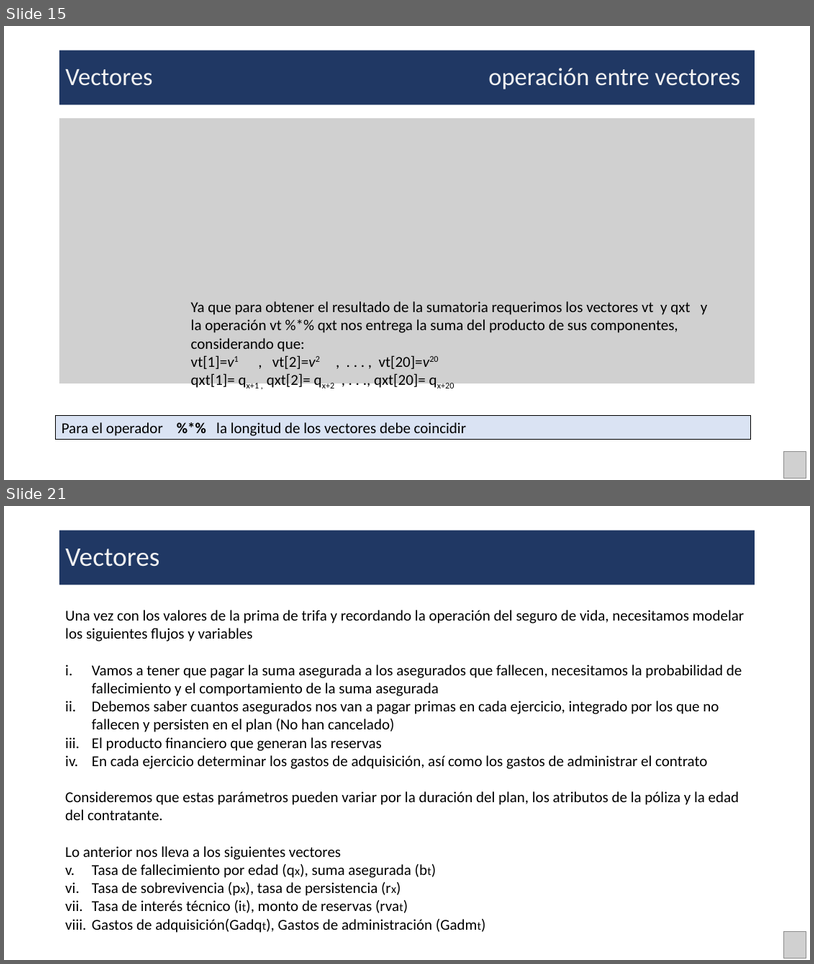
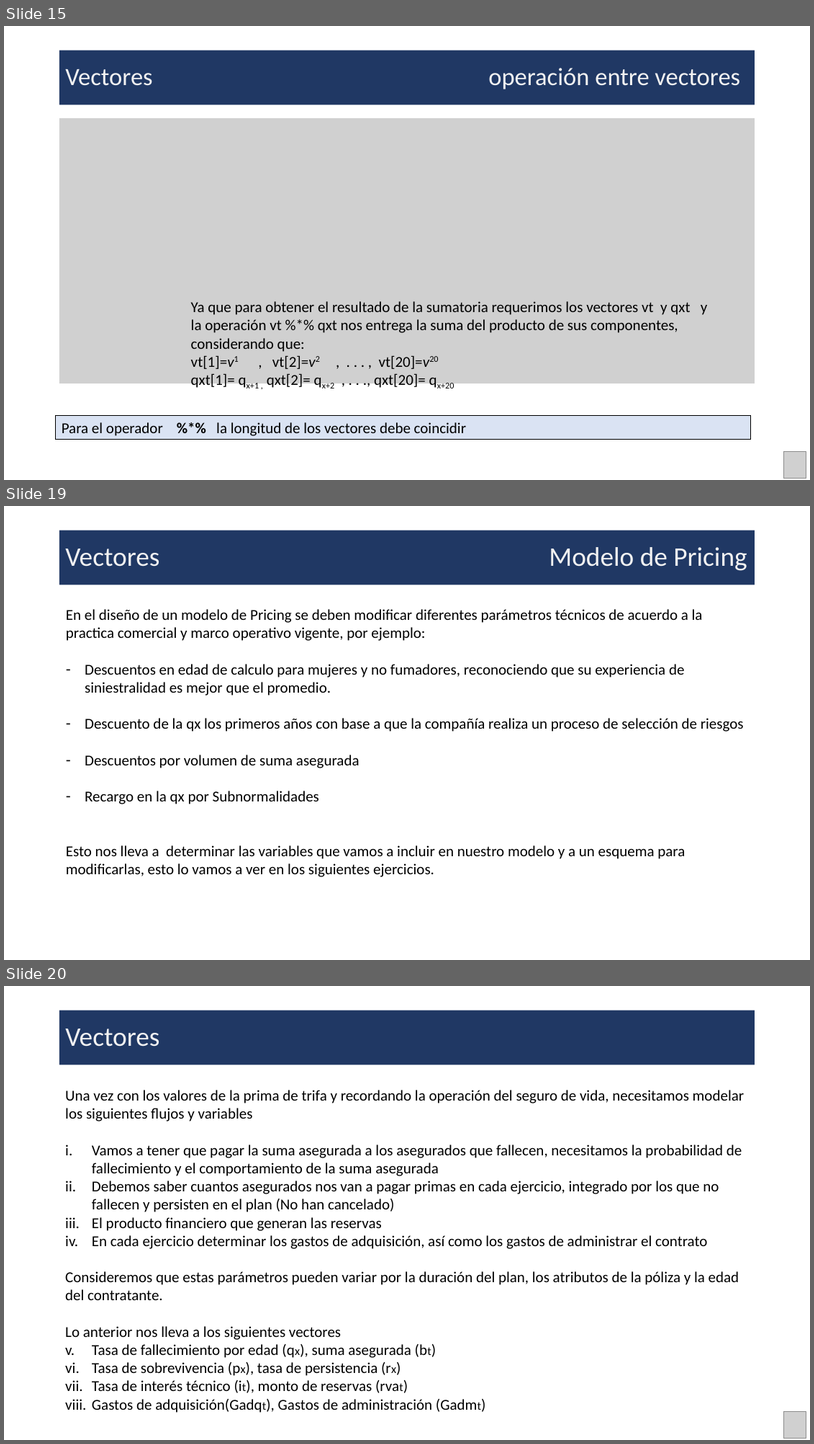
Before and after one commit to DeltaWiseC/PAct01, a slide deck: Presentacion.pptx. Shown one above the other, each under a label of ours: slides 15 and 21 before the commit, slides 15, 19 and 20 after it; the slides between them are not shown. The pictures are 814x964 and 814x1444 pixels, drawn with LibreOffice and Linux fonts; fonts in the diff are those of the drawing; grey boxes stand for pictures. Boxes give left, top, right and bottom in pixels: in the first picture for what was removed or moved away, otherwise in the second. Text is boxed around its words. In the diff, an @@ line names an element or a change of style, - is before the commit and + after.

```diff
--- a/Presentacion.pptx
+++ b/Presentacion.pptx
@@ slide 19 added at box(4, 506, 810, 960), background #FFFFFF @@
@@ title added at box(59, 530, 756, 584), fill #203864, 32 pt, text #F2F2F2 @@
+Vectores Modelo de Pricing
@@ text added at box(66, 609, 744, 877), 18 pt, text #000000 @@
+En el diseño de un modelo de Pricing se deben modificar diferentes parámetros técnicos de acuerdo a la practica comercial y marco operativo vigente, por ejemplo:
+– Descuentos en edad de calculo para mujeres y no fumadores, reconociendo que su experiencia de siniestralidad es mejor que el promedio.
+– Descuento de la qx los primeros años con base a que la compañía realiza un proceso de selección de riesgos
+– Descuentos por volumen de suma asegurada
+– Recargo en la qx por Subnormalidades
+Esto nos lleva a determinar las variables que vamos a incluir en nuestro modelo y a un esquema para modificarlas, esto lo vamos a ver en los siguientes ejercicios.
@@ what was slide 21 is now slide 20 @@
```
Also in this commit, not shown: 5 slides changed, 6 other slides added, 2 slides removed, 5 other files.
